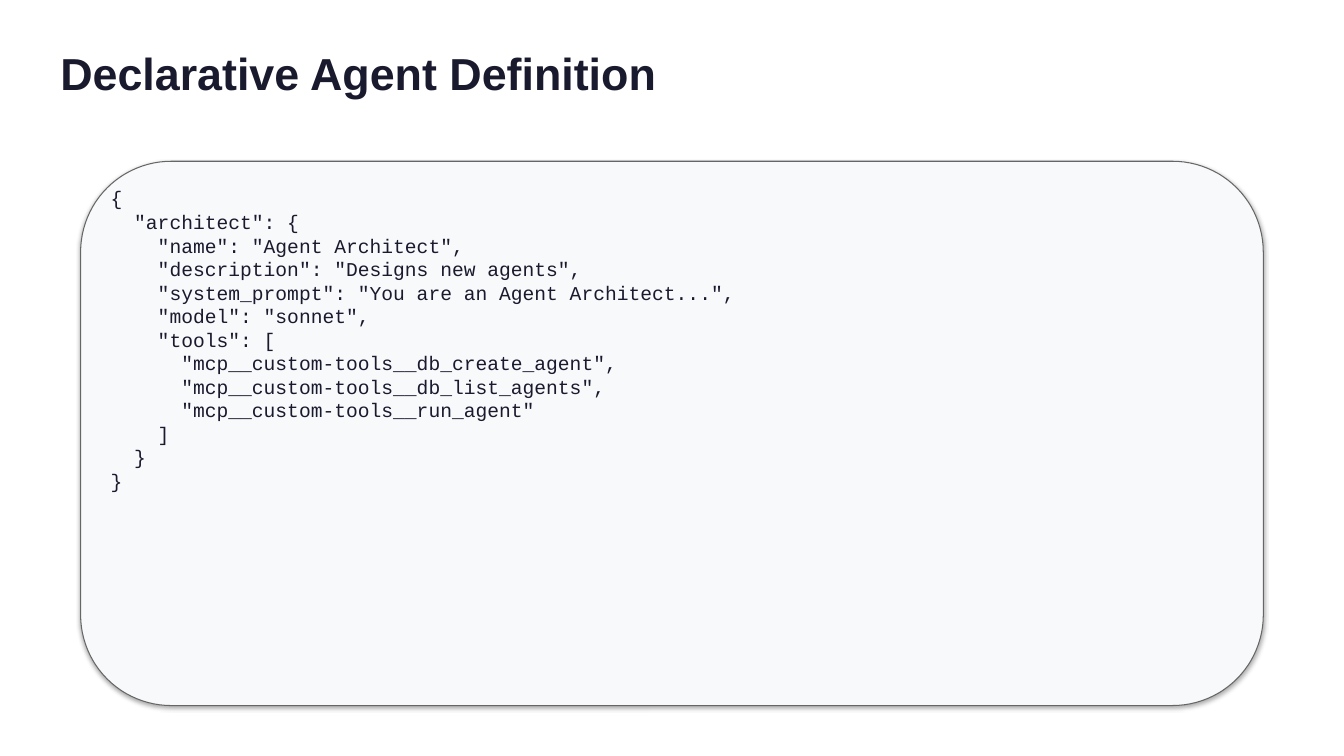
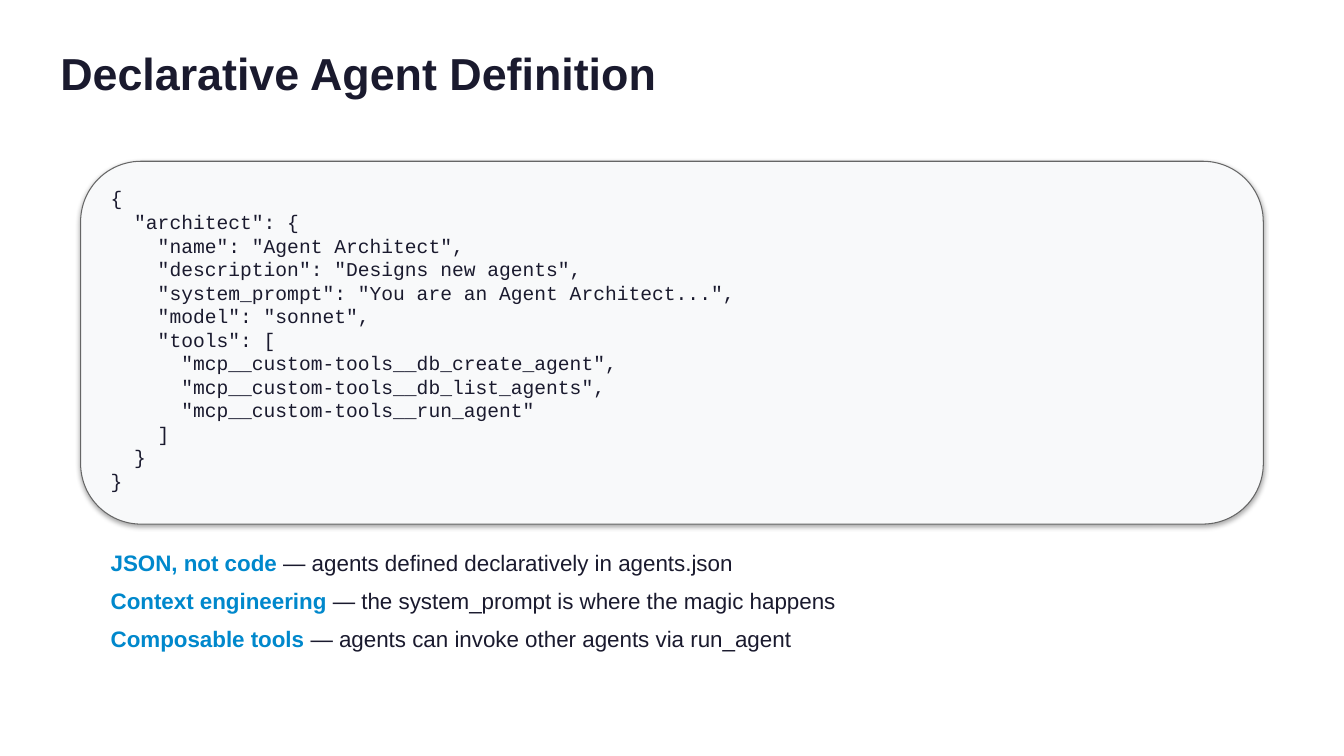
Before and after one commit to RPirruccio/lightning-agents, a slide deck: slide 7 of presentation/output/lightning-agents.pptx. Drawn at 1344x756 pixels with LibreOffice and Linux fonts; fonts in the diff are those of the drawing. Boxes give left, top, right and bottom in pixels: in the first picture for what was removed or moved away, otherwise in the second. Text is boxed around its words. In the diff, an @@ line names an element or a change of style, - is before the commit and + after.

```diff
--- a/presentation/output/lightning-agents.pptx
+++ b/presentation/output/lightning-agents.pptx
@@ rounded rectangle: place and size @@
-rounded rectangle at <box>81,161,1263,706</box>
+rounded rectangle at <box>81,161,1263,524</box>
@@ text added at <box>111,554,836,652</box>, 16 pt, text #1A1A2E @@
+JSON, not code — agents defined declaratively in agents.json
+Context engineering — the system_prompt is where the magic happens
+Composable tools — agents can invoke other agents via run_agent
```
Also in this commit, not shown: 11 other slides changed, 6 other files.
